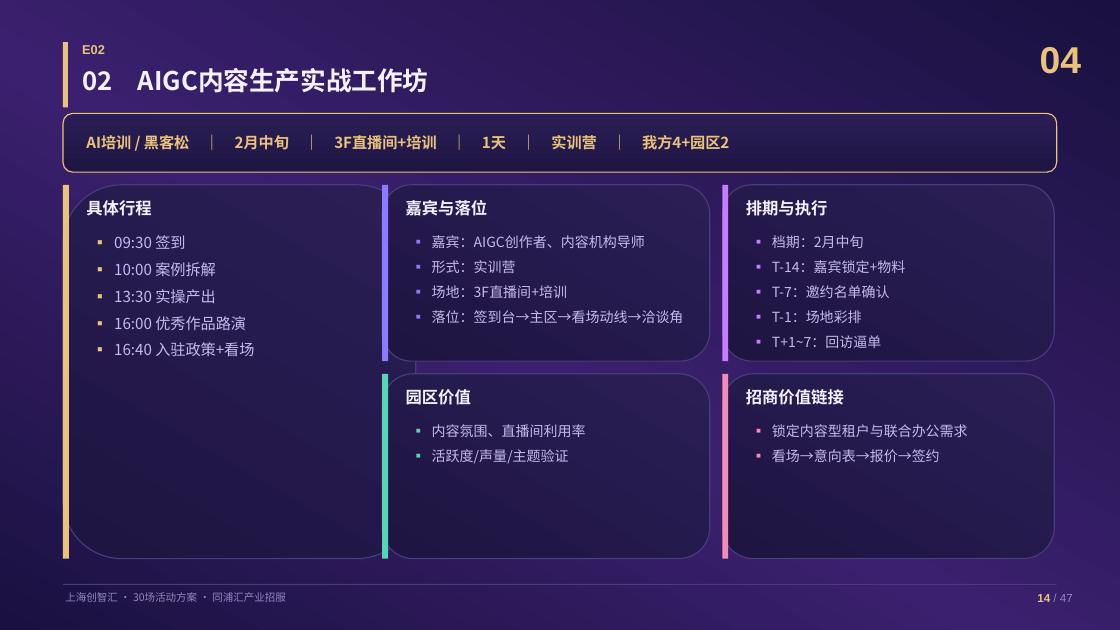
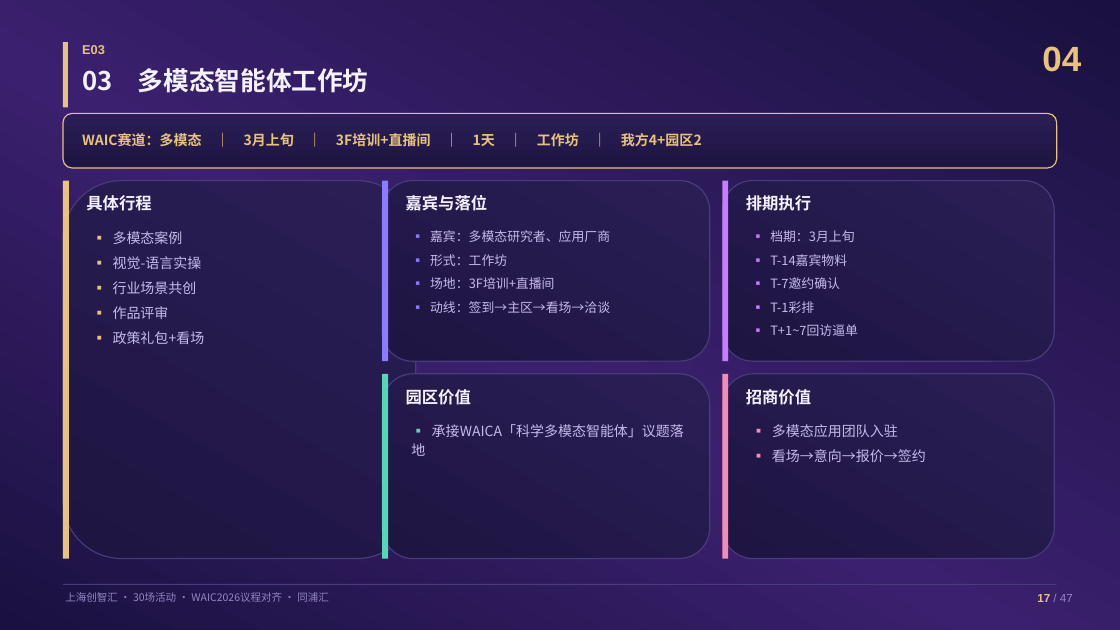
Before and after one commit to hujigang2010-maker/AIDEN, a slide deck: slide 18 of proposal/创智汇30场活动具体方案.pptx (slide 15 before the commit). Drawn at 1120x630 pixels with LibreOffice and Linux fonts; fonts in the diff are those of the drawing. Boxes give left, top, right and bottom in pixels: in the first picture for what was removed or moved away, otherwise in the second. Text is boxed around its words. In the diff, an @@ line names an element or a change of style, - is before the commit and + after.

```diff
--- a/proposal/创智汇30场活动具体方案.pptx
+++ b/proposal/创智汇30场活动具体方案.pptx
@@ text "04" at [1042, 46, 1081, 72]: size 32 to 30 pt @@
@@ text at [82, 68, 369, 93]: text changed @@
-02 AIGC内容生产实战工作坊
+03 多模态智能体工作坊
@@ rounded rectangle: place and size @@
-rounded rectangle at [63, 113, 1057, 172]
+rounded rectangle at [63, 113, 1057, 168]
@@ text at [82, 133, 702, 147]: text changed; size 13 to 12 pt @@
-AI培训 / 黑客松 ｜ 2月中旬 ｜ 3F直播间+培训 ｜ 1天 ｜ 实训营 ｜ 我方4+园区2
+WAIC赛道：多模态 ｜ 3月上旬 ｜ 3F培训+直播间 ｜ 1天 ｜ 工作坊 ｜ 我方4+园区2
@@ rounded rectangle: place and size @@
-rounded rectangle at [63, 185, 416, 559]
+rounded rectangle at [63, 181, 416, 559]
@@ rectangle: place and size @@
-rectangle at [63, 185, 69, 559]
+rectangle at [63, 181, 69, 559]
@@ text "具体行程": place and size @@
-text "具体行程" at [86, 200, 151, 216]
+text "具体行程" at [86, 195, 151, 211]
@@ rounded rectangle: place and size @@
-rounded rectangle at [382, 185, 710, 361]
+rounded rectangle at [382, 181, 710, 361]
@@ rectangle: place and size @@
-rectangle at [382, 185, 388, 361]
+rectangle at [382, 181, 388, 361]
@@ text "嘉宾与落位": place and size @@
-text "嘉宾与落位" at [406, 200, 488, 216]
+text "嘉宾与落位" at [406, 195, 488, 211]
@@ rounded rectangle: place and size @@
-rounded rectangle at [723, 185, 1054, 361]
+rounded rectangle at [723, 181, 1054, 361]
@@ rectangle: place and size @@
-rectangle at [723, 185, 728, 361]
+rectangle at [723, 181, 728, 361]
@@ text at [746, 195, 811, 211]: text changed @@
-排期与执行
+排期执行
@@ text at [113, 231, 205, 344]: text changed; size 13 to 12 pt @@
-▪ 09:30 签到
-▪ 10:00 案例拆解
-▪ 13:30 实操产出
-▪ 16:00 优秀作品路演
-▪ 16:40 入驻政策+看场
+▪ 多模态案例
+▪ 视觉-语言实操
+▪ 行业场景共创
+▪ 作品评审
+▪ 政策礼包+看场
@@ text at [430, 230, 610, 313]: text changed; size 12 to 11 pt @@
-▪ 嘉宾：AIGC创作者、内容机构导师
-▪ 形式：实训营
-▪ 场地：3F直播间+培训
-▪ 落位：签到台→主区→看场动线→洽谈角
+▪ 嘉宾：多模态研究者、应用厂商
+▪ 形式：工作坊
+▪ 场地：3F培训+直播间
+▪ 动线：签到→主区→看场→洽谈
@@ text at [770, 230, 858, 336]: text changed; size 12 to 11 pt @@
-▪ 档期：2月中旬
-▪ T-14：嘉宾锁定+物料
-▪ T-7：邀约名单确认
-▪ T-1：场地彩排
-▪ T+1~7：回访逼单
+▪ 档期：3月上旬
+▪ T-14嘉宾物料
+▪ T-7邀约确认
+▪ T-1彩排
+▪ T+1~7回访逼单
@@ text at [746, 389, 811, 405]: text changed @@
-招商价值链接
+招商价值
@@ text at [411, 424, 684, 456]: text changed @@
-▪ 内容氛围、直播间利用率
-▪ 活跃度/声量/主题验证
+▪ 承接WAICA「科学多模态智能体」议题落地
@@ text at [772, 424, 926, 462]: text changed @@
-▪ 锁定内容型租户与联合办公需求
-▪ 看场→意向表→报价→签约
+▪ 多模态应用团队入驻
+▪ 看场→意向→报价→签约
@@ text at [65, 592, 329, 602]: text changed @@
-上海创智汇 · 30场活动方案 · 同浦汇产业招服
+上海创智汇 · 30场活动 · WAIC2026议程对齐 · 同浦汇
@@ text at [1037, 594, 1073, 602]: text changed @@
-14 / 47
+17 / 47
```
Also in this commit, not shown: 35 other slides changed, 12 slides added, 12 slides removed, 6 other files.
